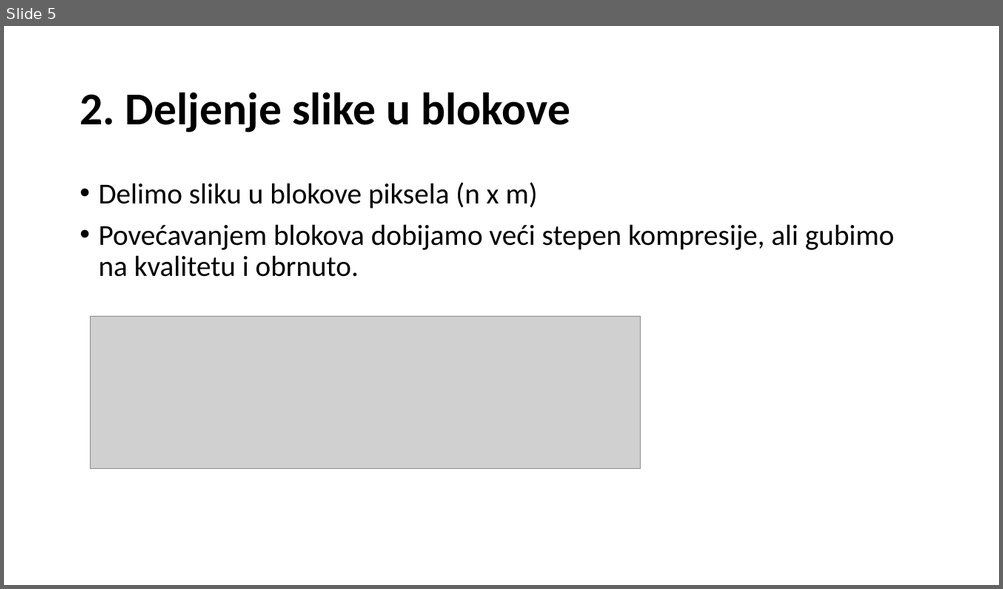
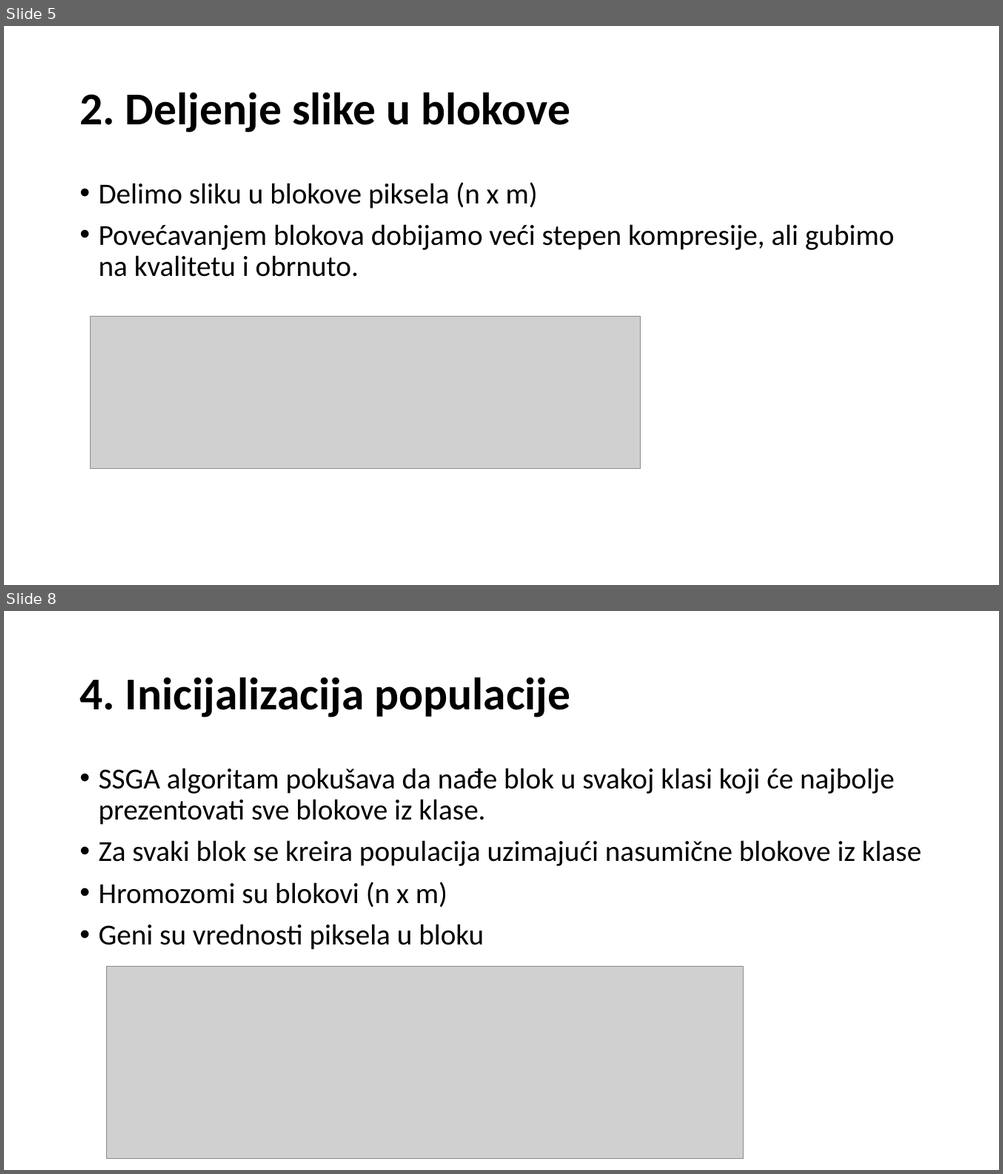
Before and after one commit to filipl41/NI_Image_compress, a slide deck: Primena genetskog algoritma u kompresiji slika.pptx. Shown one above the other, each under a label of ours: slide 5 before the commit, slides 5 and 8 after it; the slides between them are not shown. The pictures are 1003x589 and 1003x1174 pixels, drawn with LibreOffice and Linux fonts; fonts in the diff are those of the drawing; grey boxes stand for pictures. Boxes give left, top, right and bottom in pixels: in the first picture for what was removed or moved away, otherwise in the second. Text is boxed around its words. In the diff, an @@ line names an element or a change of style, - is before the commit and + after.

Commit message:
presentation v1

```diff
--- a/Primena genetskog algoritma u kompresiji slika.pptx
+++ b/Primena genetskog algoritma u kompresiji slika.pptx
@@ slide 8 added at [4,611,999,1170], background #FFFFFF @@
@@ title added at [79,677,570,718], 44 pt, text #000000, bold @@
+4. Inicijalizacija populacije
@@ text added at [99,768,921,950], 28 pt, text #000000 @@
+• SSGA algoritam pokušava da nađe blok u svakoj klasi koji će najbolje prezentovati sve blokove iz klase.
+• Za svaki blok se kreira populacija uzimajući nasumične blokove iz klase
+• Hromozomi su blokovi (n x m)
+• Geni su vrednosti piksela u bloku
@@ picture added at [106,967,743,1159] @@
```
Also in this commit, not shown: 2 slides changed, 10 other slides added, 1 slide removed, 1 other file.
